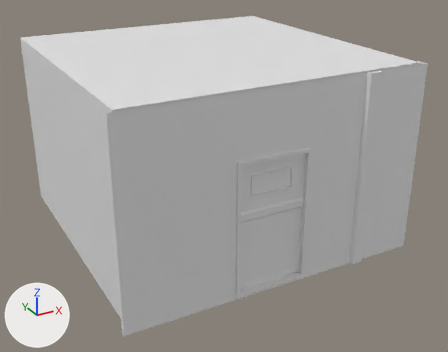
Renders of the FBX model Assets/_Project/Art/Models/Level/A3/Prison_Cell.fbx from each side of a commit.
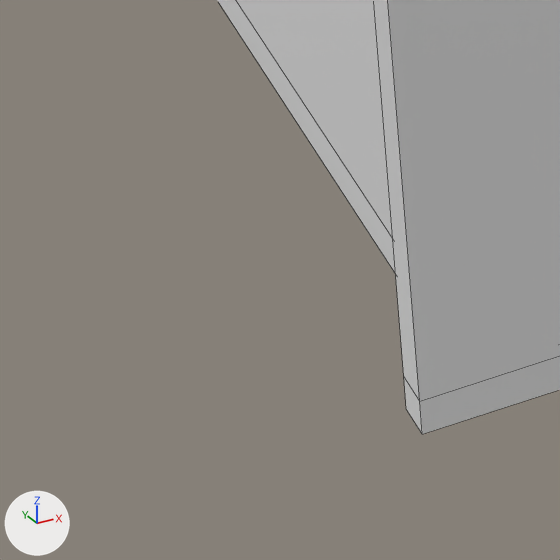
There are two pictures of each version: one whole from a camera (50 mm lens) standing at (-11.34, -10.52, 8.49) and looking at (-3.74, 3.29, 1.58), one close up on the part from 18% to 31% of the width and 82% to 99% of the height. Arrows for +X, +Y and +Z are at lower left; the lights stay in place. The last two pictures show the newer version. The close-ups show mesh edges as thin lines. Vertices at exactly the same position are counted once.

Script lines for the objects in view, before the commit:
```python
me_cube_074 = bpy.data.meshes.new('Cube.074')
me_cube_074.from_pydata(...)  # 72 vertices, 54 faces; spans x -8.0..0.0, y -0.09..0.34, z 0.0..5.0
me_cube_074.materials.append(mat_material_001)  # its picture is missing
# before: 66 (-8.0, 0.1, 0.0) at pixel (406, 409), 67 (-8.0, 0.1, 5.0), 68 (-8.0, 0.1, 3.46), 69 (-8.0, 0.1, 0.09) at pixel (403, 376), 70 (-8.0, 0.1, 1.78)
# before: 71 (-8.0, 0.1, 2.0)
me_cube_078 = bpy.data.meshes.new('Cube.078')
me_cube_078.from_pydata(...)  # 46 vertices, 44 faces; spans x -7.84..-0.11, y 0.14..7.87, z 0.0..5.0
# faces by material slot: [35, 9]
me_cube_078.materials.append(mat_material_001)  # its picture is missing
me_cube_078.materials.append(mat_material_005)  # white #e7e7e7
ob_prison_cell = bpy.data.objects.new('Prison_Cell', me_cube_078)
ob_prison_cell.location = (0.0, 0.0, 0.0)
ob_prison_wallwdoor = bpy.data.objects.new('Prison_WallWDoor', me_cube_074)
ob_prison_wallwdoor.location = (0.0, 0.0, 0.0)
```
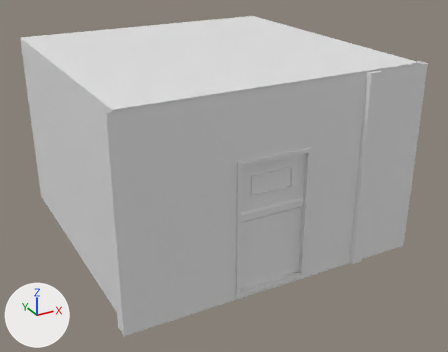
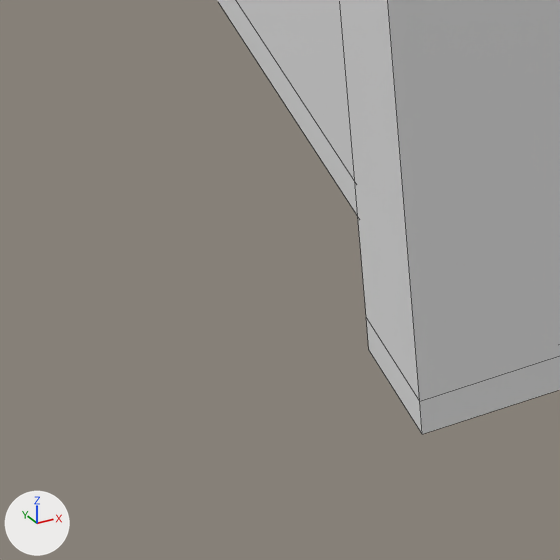
Location of each change, (x1, y1, x2, y2) in pixels of the close-ups (560 x 560 px; the box of a moved part takes in the faces that stretch with it):
'Prison_WallWDoor', reshaped
    before: (373, 0, 560, 434)
    after: (340, 0, 560, 434)
part 1 of me_cube_074, moved or reshaped
    before: (373, 0, 422, 433)
    after: (340, 0, 422, 433)

What changed in the scene script:
```text
Change me_cube_074:
    used by ob_prison_wallwdoor; location = (0.0, 0.0, 0.0)
    remove me_cube_074.from_pydata(...)  # 72 vertices, 54 faces; spans x -8.0..0.0, y -0.09..0.34, z 0.0..5.0
    add me_cube_074.from_pydata(...)  # 72 vertices, 54 faces; spans x -8.0..0.0, y -0.09..0.35, z 0.0..5.0
    me_cube_074 part 1
    add for i in [*range(66, 72)]: me_cube_074.vertices[i].co += Vector((0.0, 0.25, 0.0))
```
